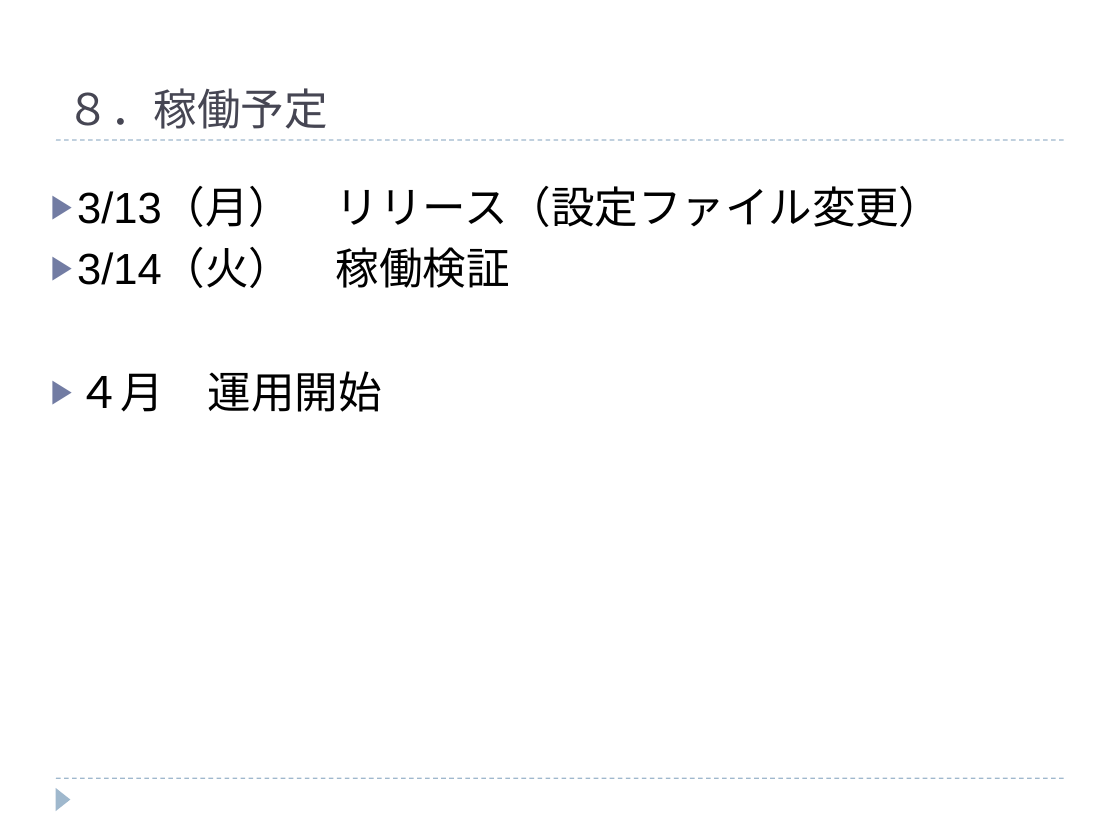
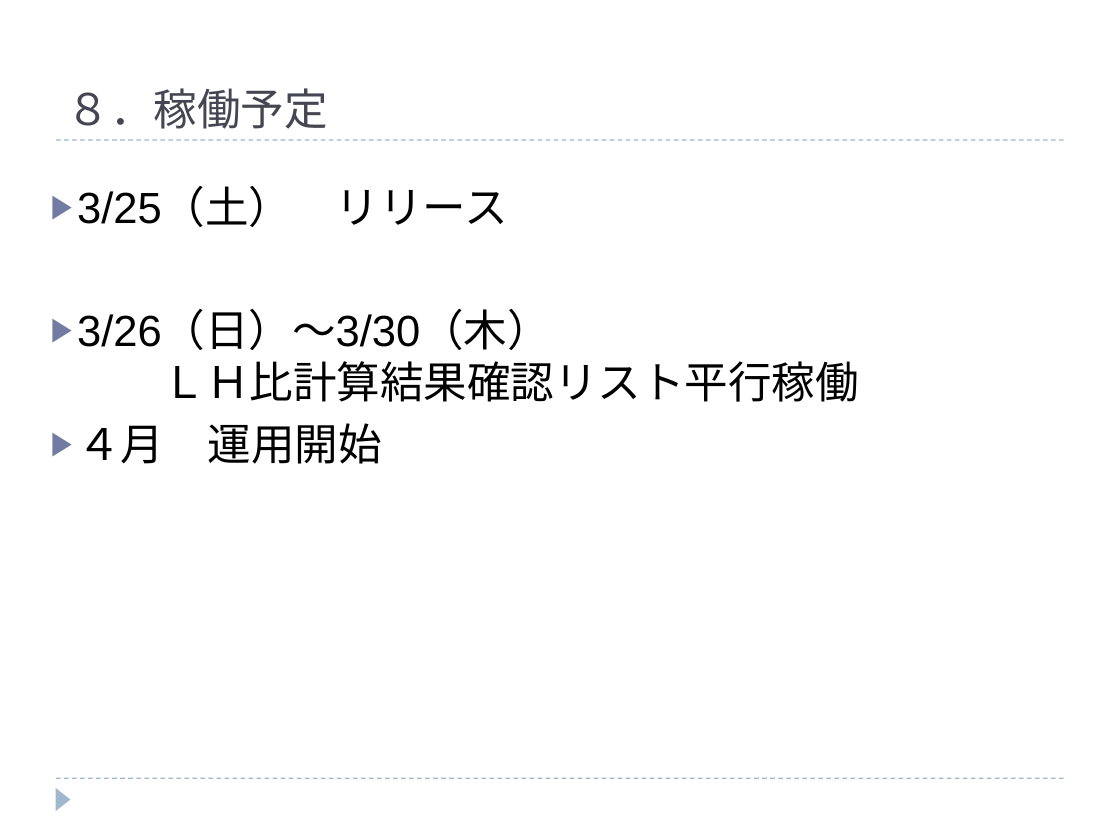
Before and after one commit to hanyutatsuya/Chemistory, a slide deck: slide 9 of 次期システム対応/レビュー/ケミストリー次期先行対応.ppt (slide 13 before the commit). Drawn at 1120x840 pixels with LibreOffice and Linux fonts; fonts in the diff are those of the drawing. Boxes give left, top, right and bottom in pixels: in the first picture for what was removed or moved away, otherwise in the second. Text is boxed around its words. In the diff, an @@ line names an element or a change of style, - is before the commit and + after.

```diff
--- a/次期システム対応/レビュー/ケミストリー次期先行対応.ppt
+++ b/次期システム対応/レビュー/ケミストリー次期先行対応.ppt
@@ text at [77,188,859,402]: text changed @@
-▶ 3/13（月） リリース（設定ファイル変更）
-▶ 3/14（火） 稼働検証
+▶ 3/25（土） リリース
+▶ 3/26（日）～3/30（木）
+  ＬＨ比計算結果確認リスト平行稼働
```
Also in this commit, not shown: 2 other slides changed, 3 slides added, 8 slides removed.
